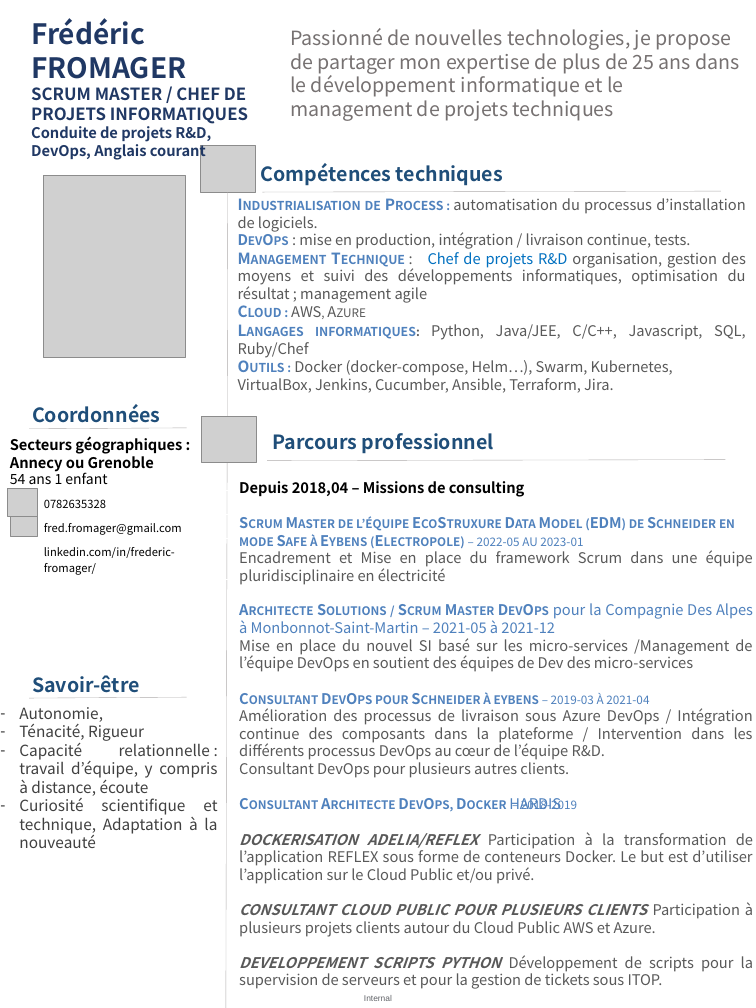
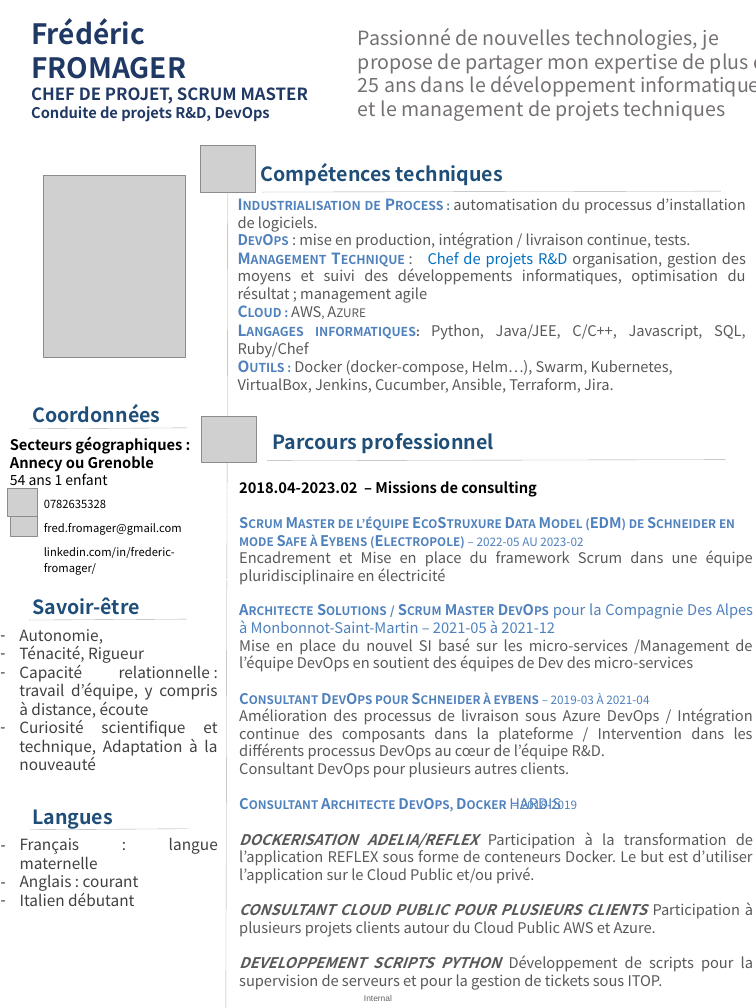
Before and after one commit to Solifred38/cv, a slide deck: slide 1 of CV_FFROMAGER.pptx. Drawn at 756x1008 pixels with LibreOffice and Linux fonts; fonts in the diff are those of the drawing; grey boxes stand for pictures; background and template pictures are left out. Boxes give left, top, right and bottom in pixels: in the first picture for what was removed or moved away, otherwise in the second. Text is boxed around its words. In the diff, an @@ line names an element or a change of style, - is before the commit and + after.

Commit message:
update repository chef de projet

```diff
--- a/CV_FFROMAGER.pptx
+++ b/CV_FFROMAGER.pptx
@@ text "Passionné de nouvelles technologies, je ..." rewrapped from (290, 28, 739, 121) to (358, 28, 756, 121) @@
@@ text at (31, 87, 308, 122): text changed @@
-SCRUM MASTER / CHEF DE PROJETS INFORMATIQUES
-Conduite de projets R&D,
-DevOps, Anglais courant
+CHEF DE PROJET, SCRUM MASTER
+Conduite de projets R&D, DevOps
@@ text at (239, 481, 735, 546): text changed @@
-Depuis 2018,04 – Missions de consulting
-Scrum Master de l’équipe EcoStruxure Data Model (EDM) de Schneider en mode Safe à Eybens (Electropole) – 2022-05 au 2023-01
+2018.04-2023.02 – Missions de consulting
+Scrum Master de l’équipe EcoStruxure Data Model (EDM) de Schneider en mode Safe à Eybens (Electropole) – 2022-05 au 2023-02
@@ text "Savoir-être": place and size @@
-text "Savoir-être" at (32, 675, 140, 698)
+text "Savoir-être" at (32, 597, 140, 620)
@@ text "Autonomie,": place and size @@
-text "Autonomie," at (19, 707, 217, 848)
+text "Autonomie," at (19, 629, 217, 770)
@@ line moved from (29, 699) - (186, 698) to (29, 620) - (186, 619) @@
@@ text added at (32, 809, 113, 829), 14 pt, text #1F4E79, bold @@
+Langues
@@ text added at (20, 838, 139, 906), 11 pt, text #404040 @@
+– Français : langue maternelle
+– Anglais : courant
+– Italien débutant
@@ line added from (30, 830) to (187, 829), #AFABAB 0.25 pt @@
```
Also in this commit, not shown: 1 other slide changed, 26 other files.
